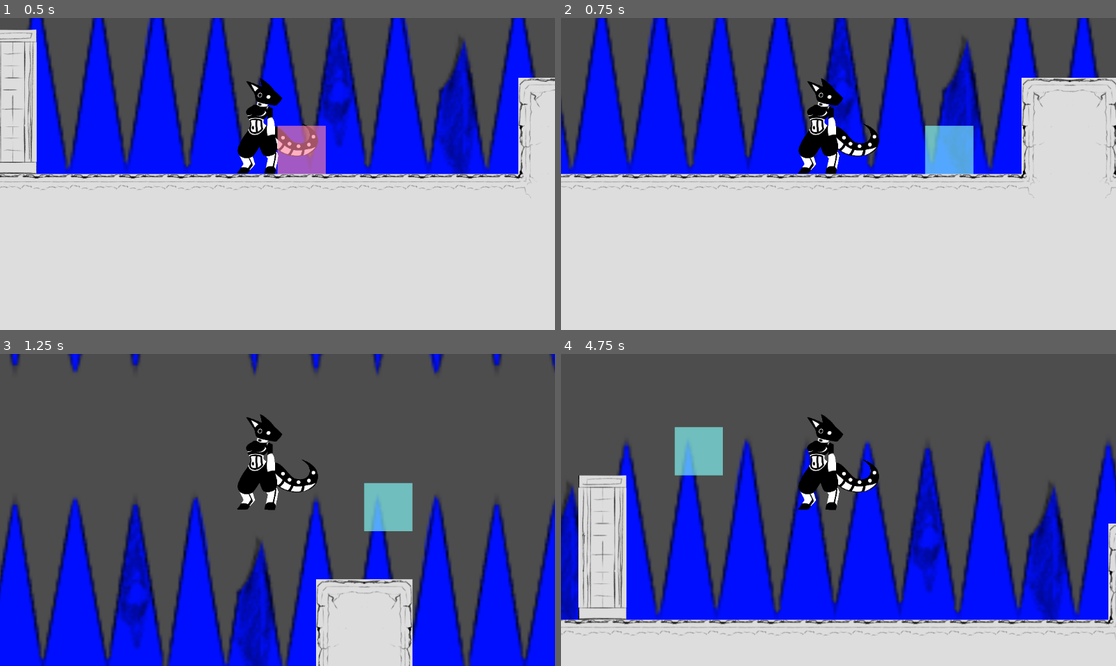
Above: before the commit, frames 1-4 (two rows, left to right).
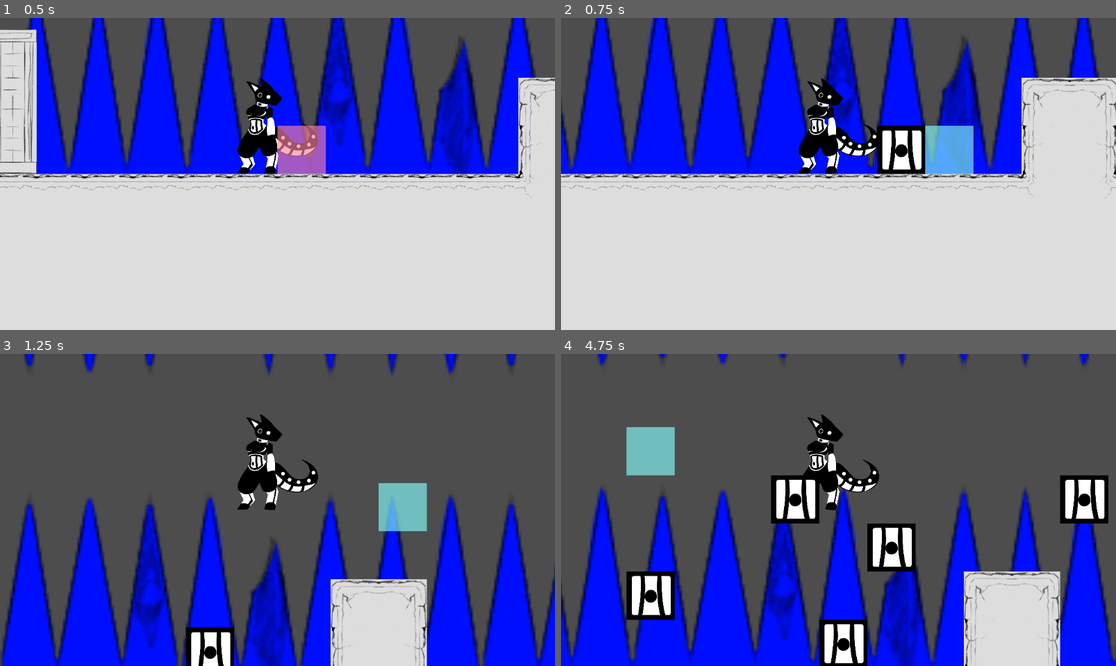
Above: after the commit, the same moments.

Repository: scales-in-git/TeamTime
Game: Godot game, scene res://Scenes/Levels/Debug/DebugLevel.tscn
Same seed, same stepped clock (60 frames per second), same inputs: the game is played once before the commit and once after it. The project has no main scene, so this scene is started directly.
Inputs (mouse positions are in pixels of both pictures, inside the frame that each line leads up to):
- Up to frame 1 (0.5 s): no input
- Up to frame 2 (0.75 s): tap Enter at 0.5 s; move the mouse to (960, 158) at 0.52 s; press the mouse at (960, 158) at 0.53 s; hold D (player_right) from 0.53 s (still down)
- Up to frame 3 (1.25 s): keep holding D (player_right); tap Space (player_jump) at 0.77 s
- Up to frame 4 (4.75 s): move the mouse to (727, 525) at 1.27 s; release D (player_right) at 1.28 s; release the mouse at (727, 525) at 1.28 s; hold A (player_left) 1.28-2.03 s; click (727, 525) at 1.35 s; tap Space (player_jump) at 1.52, 3.02, 3.77, 4.52 s; move the mouse to (894, 441) at 2.02 s; press the mouse at (894, 441) at 2.03 s; hold D (player_right) 2.03-3.53 s; move the mouse to (810, 572) at 2.77 s; release the mouse at (810, 572) at 2.78 s; click (810, 572) at 2.85 s; move the mouse to (1005, 556) at 3.52 s; press the mouse at (1005, 556) at 3.53 s; hold A (player_left) from 3.53 s (still down); move the mouse to (672, 463) at 4.27 s; release the mouse at (672, 463) at 4.28 s; click (672, 463) at 4.35 s

Frame 1 is identical in both runs. In frame 2, 1.4% of the frame differs, in the area x 56-66%, y 34-51%; in frame 3, 30%; in frame 4, 54%, in the area x 0-100%, y 0-100%.

Commit message:
You can now place blocks

Diff:
--- /dev/null
+++ b/Scenes/Characters/Player/Block/PlacedBlock.gd
@@ -0,0 +1,5 @@
+class_name PlacedBlock
+extends Node2D
+
+# Maybe have functions for deleting visually?
+# Either way, this script needs to exist for the class_name.
--- /dev/null
+++ b/Scenes/Characters/Player/Block/PlacedBlock.tscn
@@ -0,0 +1,22 @@
+[gd_scene load_steps=4 format=3 uid="uid://bwp2sn1n0w8v7"]
+
+[ext_resource type="Script" uid="uid://bf4g4ka66u7cu" path="res://Scenes/Characters/Player/Block/PlacedBlock.gd" id="1_2xe80"]
+[ext_resource type="Texture2D" uid="uid://dsex8cebsh3gw" path="res://Scenes/Characters/Player/Block/DebugBlock.png" id="1_uumfr"]
+
+[sub_resource type="RectangleShape2D" id="RectangleShape2D_uumfr"]
+size = Vector2(100, 100)
+
+[node name="PlacedBlock" type="Node2D"]
+script = ExtResource("1_2xe80")
+
+[node name="Sprite2D" type="Sprite2D" parent="."]
+z_index = 1
+scale = Vector2(0.2, 0.2)
+texture = ExtResource("1_uumfr")
+centered = false
+
+[node name="StaticBody2D" type="StaticBody2D" parent="."]
+
+[node name="CollisionShape2D" type="CollisionShape2D" parent="StaticBody2D"]
+position = Vector2(50, 50)
+shape = SubResource("RectangleShape2D_uumfr")
--- a/Scenes/Characters/Player/BlockPlaceHelper.gd
+++ b/Scenes/Characters/Player/BlockPlaceHelper.gd
@@ -5,9 +5,32 @@
 @onready var good_indicator: ColorRect = $%PlaceGoodIndicator
 @onready var bad_indicator: ColorRect = $%PlaceBadIndicator
 
+# Preload the block scene
+var PlacedBlock := preload("uid://bwp2sn1n0w8v7")
+
 const TILE_SIZE = 100
 
 var can_place_block := false
+var placed_block_queue: Array[PlacedBlock] = []
+
+# Append and pop_front
+
+func _input(event: InputEvent):
+
+	if event.is_action_pressed("player_block_place"):
+		var new_block := PlacedBlock.instantiate()
+		new_block.global_position = block_collision_detector.global_position
+		# Can't be local to player...
+
+		var level = Game.get_level()
+		if level:
+			pass
+		else:
+			# Debug default position
+			get_tree().root.get_child(0).add_child(new_block)
+		placed_block_queue.append(new_block)
+
+	pass
 
 func _physics_process(_delta: float) -> void:
 	var camera = get_viewport().get_camera_2d()
--- a/Scenes/Characters/Player/Player.tscn
+++ b/Scenes/Characters/Player/Player.tscn
@@ -37,6 +37,7 @@
 
 [node name="PlaceGoodIndicator" type="ColorRect" parent="BlockPlaceHelper/BlockPlaceCollision"]
 unique_name_in_owner = true
+visible = false
 z_index = 5
 offset_right = 100.0
 offset_bottom = 100.0
@@ -44,6 +45,7 @@
 
 [node name="PlaceBadIndicator" type="ColorRect" parent="BlockPlaceHelper/BlockPlaceCollision"]
 unique_name_in_owner = true
+visible = false
 z_index = 5
 offset_right = 100.0
 offset_bottom = 100.0
--- a/Scripts/Autoloads/Game.gd
+++ b/Scripts/Autoloads/Game.gd
@@ -1,7 +1,15 @@
 extends Node
 
 var player: Player
+var _current_level: Variant
 
-func set_player(our_player):
+func set_player(our_player: Player):
 	if not player:
 		player = our_player
+
+
+func set_level(our_level: Variant):
+	_current_level = our_level
+
+func get_level():
+	return _current_level
Binary file added: Scenes/Characters/Player/Block/DebugBlock.png
Not shown, added: Scenes/Characters/Player/Block/DebugBlock.png.import
Not shown, added: Scenes/Characters/Player/Block/PlacedBlock.gd.uid
